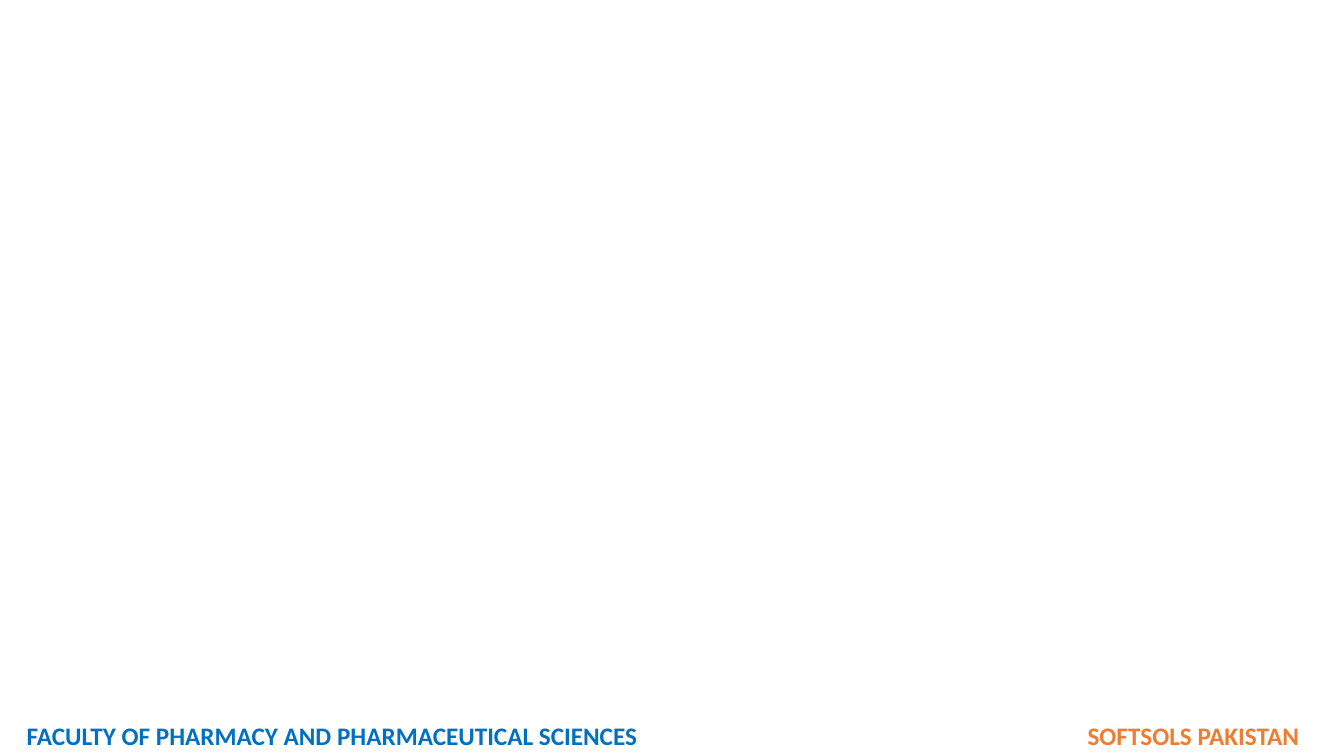
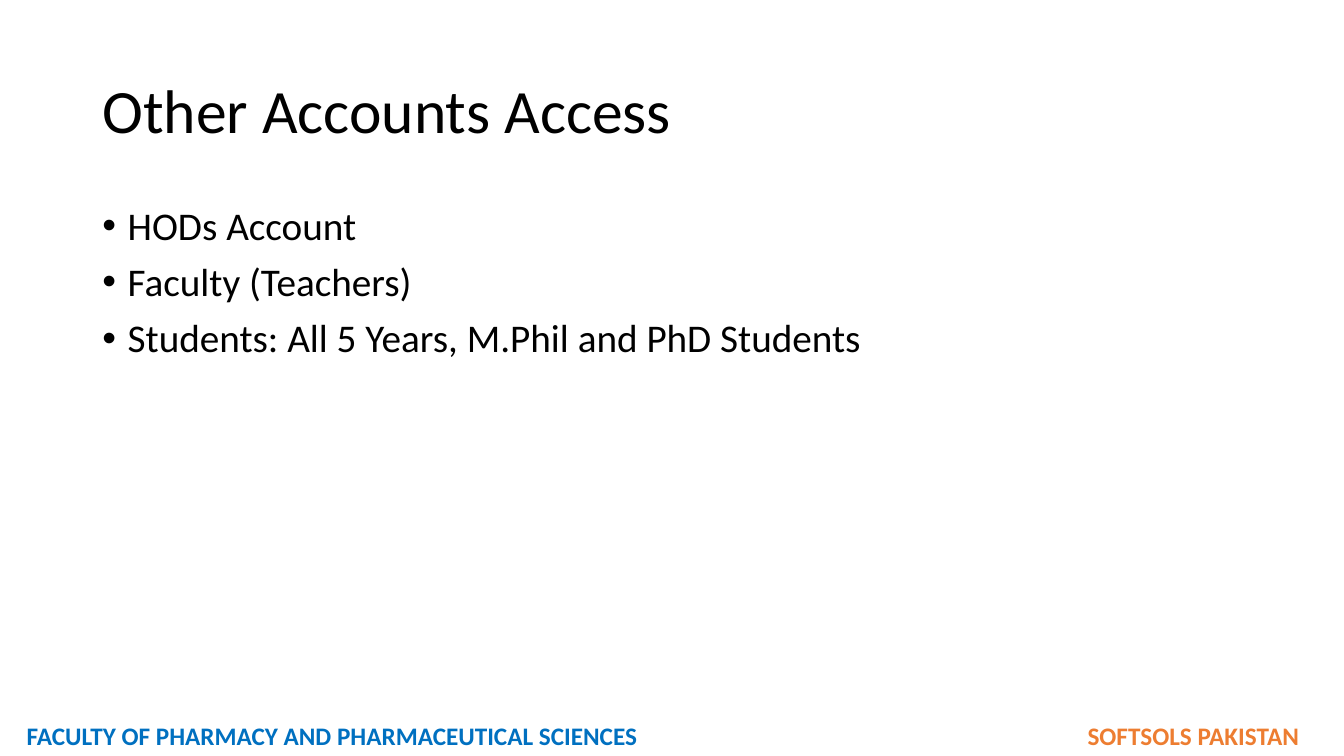
Before and after one commit to softsolspk1/fop, a slide deck: slide 24 of SUPER ADMIN ROLE - DEAN ROLE.pptx. Drawn at 1344x756 pixels with LibreOffice and Linux fonts; fonts in the diff are those of the drawing. Boxes give left, top, right and bottom in pixels: in the first picture for what was removed or moved away, otherwise in the second. Text is boxed around its words. In the diff, an @@ line names an element or a change of style, - is before the commit and + after.

```diff
--- a/SUPER ADMIN ROLE - DEAN ROLE.pptx
+++ b/SUPER ADMIN ROLE - DEAN ROLE.pptx
@@ title added at <box>102,90,671,134</box>, 44 pt, text #000000 @@
+Other Accounts Access
@@ text added at <box>128,214,860,357</box>, 28 pt, text #000000 @@
+• HODs Account
+• Faculty (Teachers)
+• Students: All 5 Years, M.Phil and PhD Students
```
Also in this commit, not shown: 2 other files.
